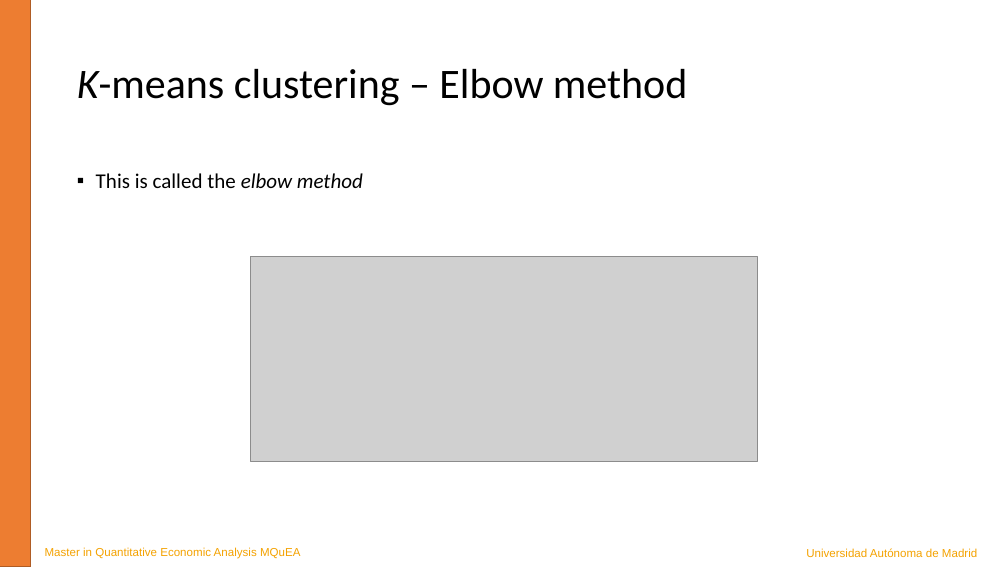
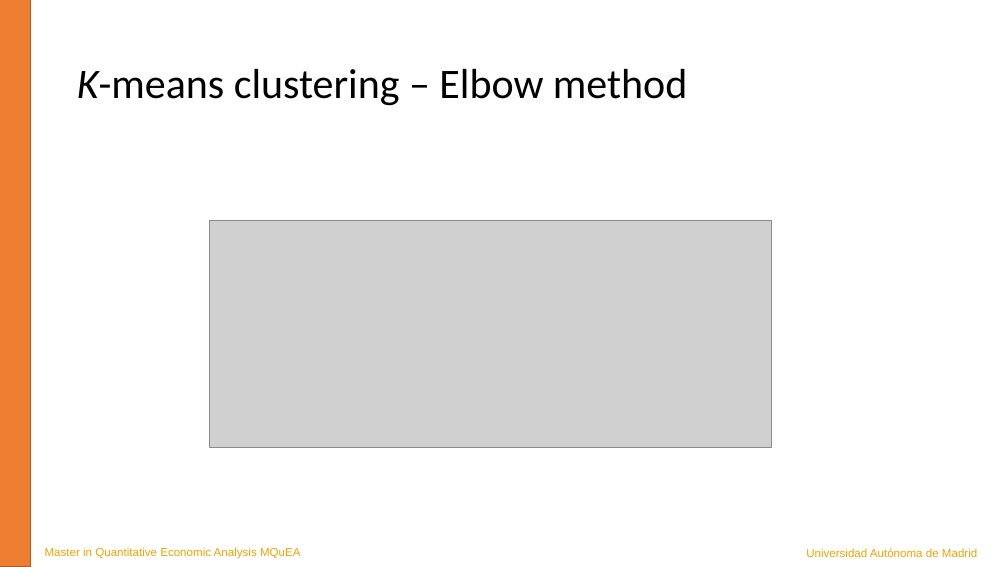
Before and after one commit to JavierBas/IMLEF-MQuEA, a slide deck: slide 9 of Course content/Slides/Topic 8 - Clustering.pptx. Drawn at 1008x567 pixels with LibreOffice and Linux fonts; fonts in the diff are those of the drawing; grey boxes stand for pictures. Boxes give left, top, right and bottom in pixels: in the first picture for what was removed or moved away, otherwise in the second. Text is boxed around its words. In the diff, an @@ line names an element or a change of style, - is before the commit and + after.

```diff
--- a/Course content/Slides/Topic 8 - Clustering.pptx
+++ b/Course content/Slides/Topic 8 - Clustering.pptx
@@ text removed at <box>96,173,363,188</box> @@
-▪ This is called the elbow method
@@ picture: place and size @@
-picture at <box>250,257,758,461</box>
+picture at <box>209,221,771,447</box>
```
Also in this commit, not shown: 4 other slides changed.
